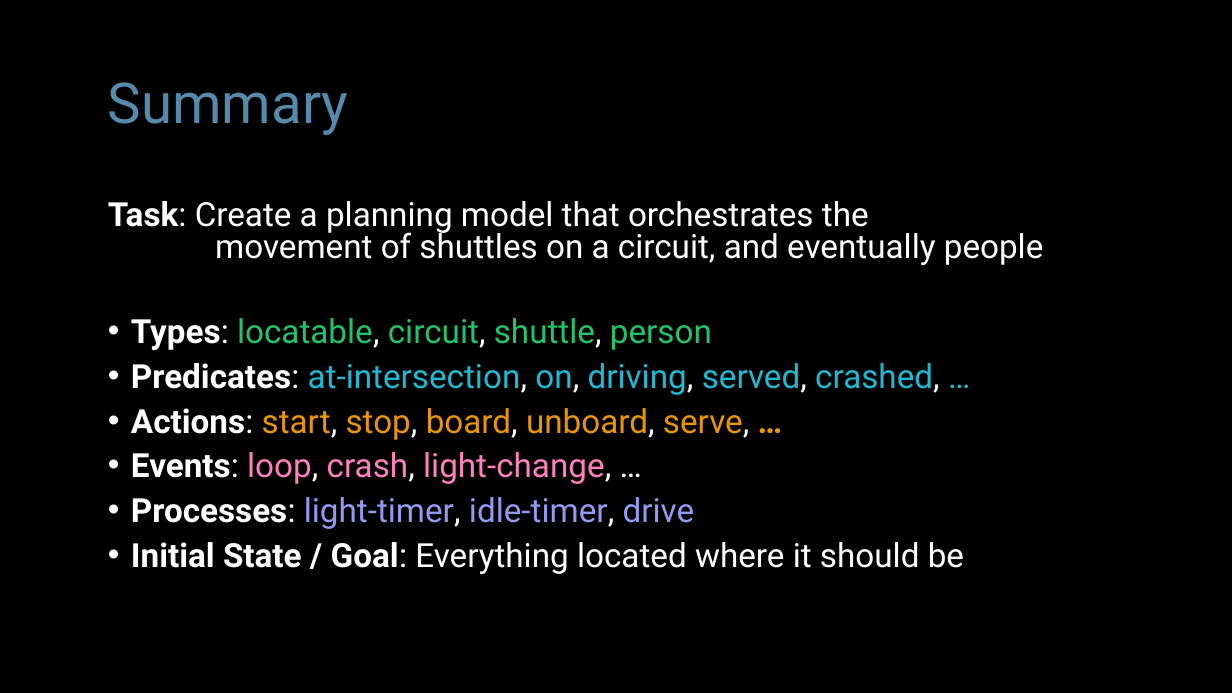
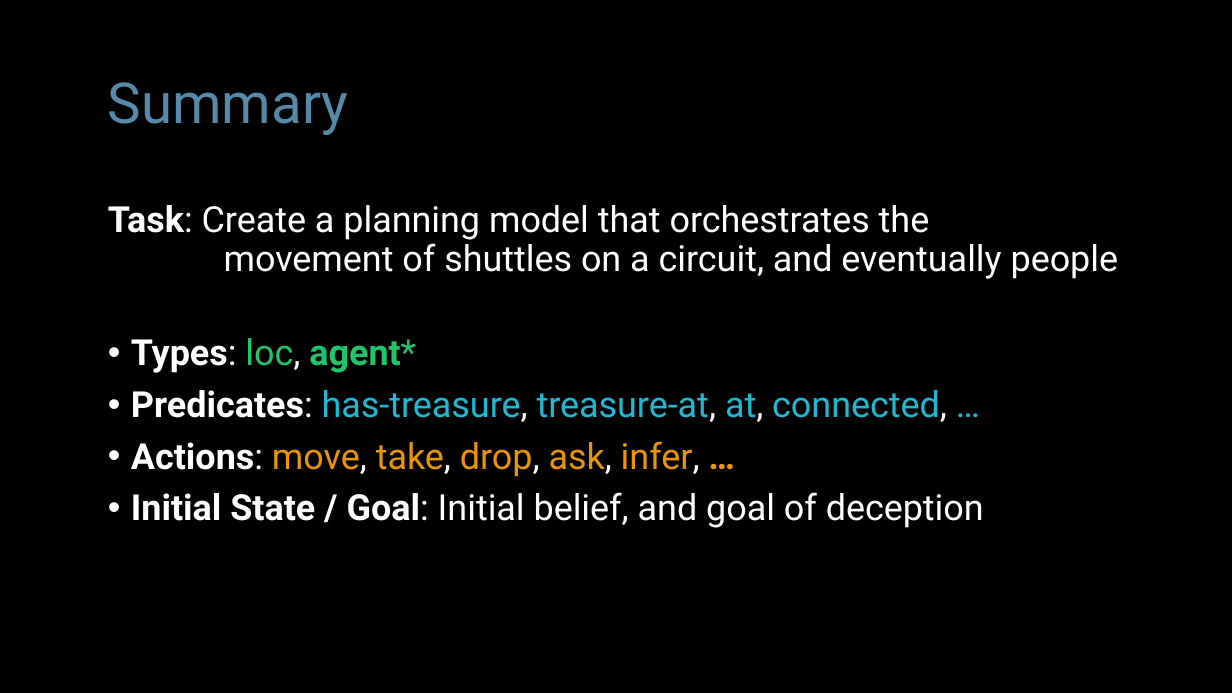
Before and after one commit to AI-Planning/modeling-in-pddl, a slide deck: slide 5 of exercises/cisc-813/epistemic/slides.pptx. Drawn at 1232x693 pixels with LibreOffice and Linux fonts; fonts in the diff are those of the drawing. Boxes give left, top, right and bottom in pixels: in the first picture for what was removed or moved away, otherwise in the second. Text is boxed around its words. In the diff, an @@ line names an element or a change of style, - is before the commit and + after.

```diff
--- a/exercises/cisc-813/epistemic/slides.pptx
+++ b/exercises/cisc-813/epistemic/slides.pptx
@@ text at [108,205,1119,279]: size 25.9 to 28 pt in "Task: Create a planning model that orchestrates ..."; line spacing 0.8 to 0.9 @@
@@ text at [131,338,984,528]: text changed; size 25.9 to 28 pt @@
-• Types: locatable, circuit, shuttle, person
-• Predicates: at-intersection, on, driving, served, crashed, …
-• Actions: start, stop, board, unboard, serve, …
-• Events: loop, crash, light-change, …
-• Processes: light-timer, idle-timer, drive
-• Initial State / Goal: Everything located where it should be
+• Types: loc, agent*
+• Predicates: has-treasure, treasure-at, at, connected, …
+• Actions: move, take, drop, ask, infer, …
+• Initial State / Goal: Initial belief, and goal of deception
```
Also in this commit, not shown: 7 other slides changed, 9 slides added, 10 slides removed.
